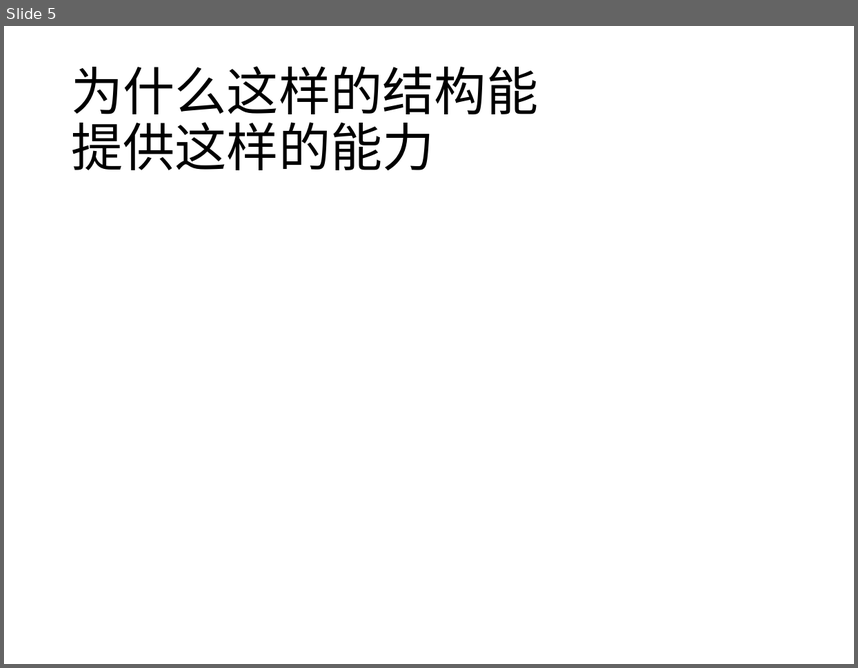
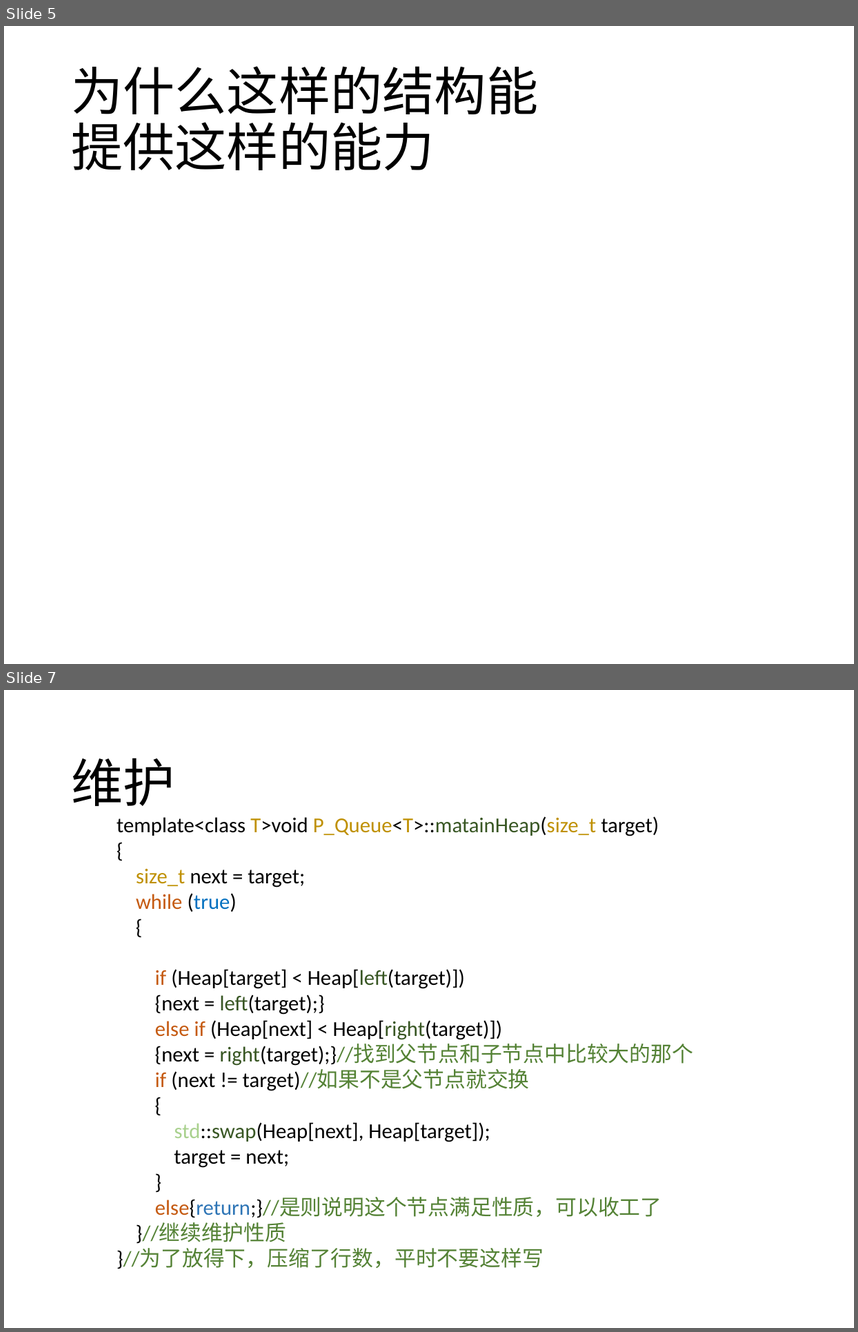
Before and after one commit to A0nameless0man/Pile, a slide deck: Algorithms/Data_Structure/HeapBasedPriorityQueue/Heap.pptx. Shown one above the other, each under a label of ours: slide 5 before the commit, slides 5 and 7 after it; the slides between them are not shown. The pictures are 858x668 and 858x1332 pixels, drawn with LibreOffice and Linux fonts; fonts in the diff are those of the drawing; grey boxes stand for pictures. Boxes give left, top, right and bottom in pixels: in the first picture for what was removed or moved away, otherwise in the second. Text is boxed around its words. In the diff, an @@ line names an element or a change of style, - is before the commit and + after.

Commit message:
updatePPTX

```diff
--- a/Algorithms/Data_Structure/HeapBasedPriorityQueue/Heap.pptx
+++ b/Algorithms/Data_Structure/HeapBasedPriorityQueue/Heap.pptx
@@ slide 7 added at (x1=4, y1=690, x2=854, y2=1328), background #FFFFFF @@
@@ title added at (x1=71, y1=758, x2=175, y2=806), 44 pt, text #000000 @@
+维护
@@ text added at (x1=116, y1=816, x2=693, y2=1269), 18 pt, text #000000 @@
+template<class T>void P_Queue<T>::matainHeap(size_t target)
+{
+size_t next = target;
+while (true)
+{
+if (Heap[target] < Heap[left(target)])
+{next = left(target);}
+else if (Heap[next] < Heap[right(target)])
+{next = right(target);}//找到父节点和子节点中比较大的那个
+if (next != target)//如果不是父节点就交换
+{
+std::swap(Heap[next], Heap[target]);
+target = next;
+}
+else{return;}//是则说明这个节点满足性质，可以收工了
+}//继续维护性质
+}//为了放得下，压缩了行数，平时不要这样写
```
Also in this commit, not shown: 5 other slides added, 1 other file.
